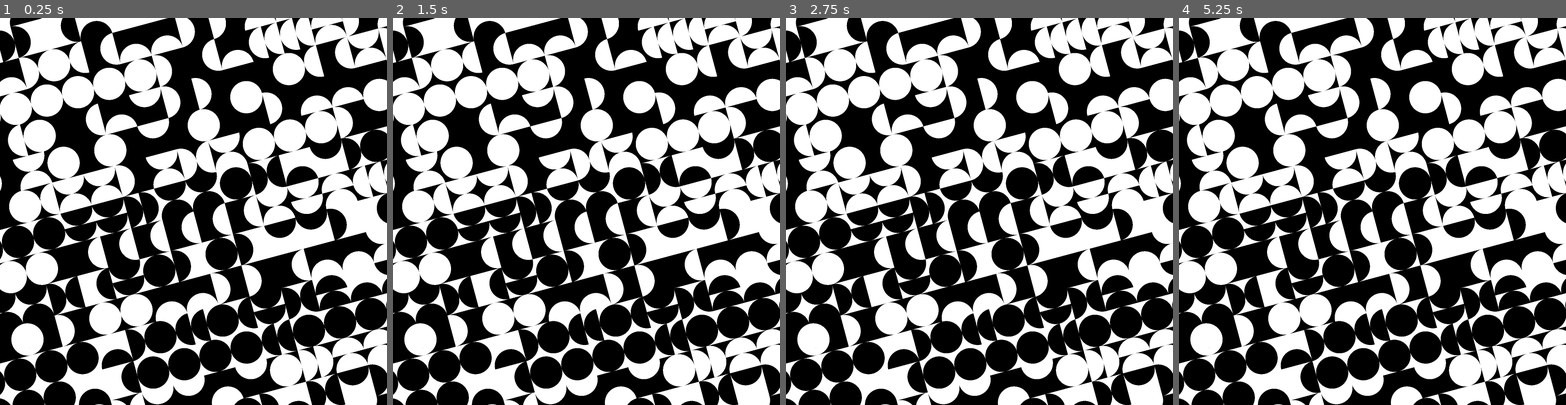
Above: before the commit, frames 1-4 (left to right).
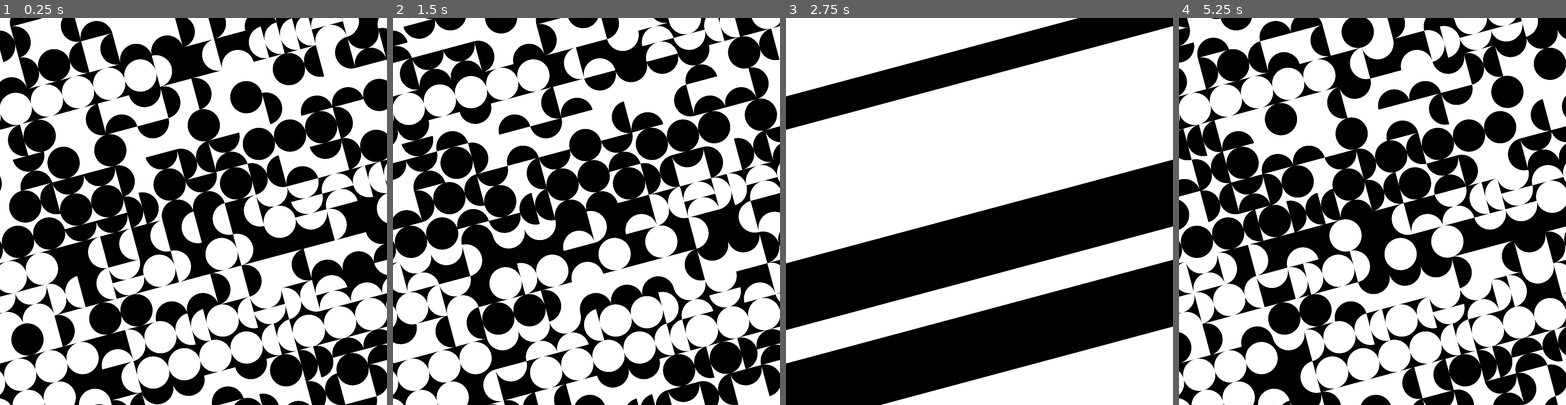
Above: after the commit, the same moments.

Repository: rio-raimundo/Sykora-painting-recreation
Game: Godot game, scene res://scenes/main.tscn
Two runs of this game, one before a commit and one after it. Both use one fixed random seed, a clock stepped at 60 frames per second and the inputs below.
Inputs:
- Up to frame 1 (0.25 s): no input
- Up to frame 2 (1.5 s): tap Enter at 0.5 s; tap R at 0.6 s; tap H at 0.8, 1.35 s; tap Space at 1.25 s
- Up to frame 3 (2.75 s): tap R at 1.55, 2.1 s; tap Enter at 2 s; tap H at 2.3 s
- Up to frame 4 (5.25 s): tap Space at 2.75, 4.25 s; tap H at 2.85, 3.8, 4.35 s; tap R at 3.05, 3.6, 4.55, 5.1 s; tap Enter at 3.5 s

The runs differ from the first frame. In frame 1, 69% of the frame differs, in the area x 0-100%, y 0-100%; in frame 2, 58%; in frame 3, 49%; in frame 4, 60%.

Commit message:
Separated the logic for drawing

Diff:
--- a/project.godot
+++ b/project.godot
@@ -31,3 +31,10 @@
 [dotnet]
 
 project/assembly_name="MAKK-recreation"
+
+[rendering]
+
+anti_aliasing/quality/msaa_2d=1
+anti_aliasing/quality/screen_space_aa=1
+anti_aliasing/quality/use_taa=true
+anti_aliasing/quality/use_debanding=true
--- a/scripts/grid.gd
+++ b/scripts/grid.gd
@@ -15,6 +15,9 @@
 const EXTRA_DRAWN = max(1, N_CELLS/6) * 2		# How many 'offscreen' cells to draw because of the tilt angle. Defaults to 1/3, minimum of 2. Must be even.
 const N_DRAWN_CELLS: int = N_CELLS + EXTRA_DRAWN  # Total n drawn cells including offscreen cells
 
+# World states
+var show_circles: bool = true
+
 # Initialise variables
 var win_dim: Vector2		# dimensions of the window
 var grid_length: float		# length (height and width) of the square grid
@@ -29,45 +32,75 @@
 class GridSquare:
 	var centre: Vector2
 	var is_white: bool
-	var pattern_idx: int
-
-	func _init(centre: Vector2, is_white: bool, pattern_idx: int):
+	var initial_pattern_idx: int
+	var current_pattern_idx: int = 0
+
+	func _init(
+		centre: Vector2,
+		is_white: bool = false,
+		initial_pattern_idx: int = 0
+	):
 		self.centre = centre
 		self.is_white = is_white
-		self.pattern_idx = pattern_idx
+		self.initial_pattern_idx = initial_pattern_idx
 
 
 # --- MAIN FUNCTIONS ---
 func _ready():
 	# Seed the random seed generator with a unique value
 	randomize()
-
-	# Randomly generate our grid square colors
+	_update_viewport()
+
+	# Initialise grid_squares object
 	for row in range(N_DRAWN_CELLS):
 		grid_squares.append([])
-
-		# All squares in the same row have the same color
-		var is_white = randf() < P_IS_WHITE
-
-		# Loop through columns, generate random starting pattern idx and create GridSquare class
-		for col in range(N_DRAWN_CELLS):
-			# Get centre of the square, accounting for the half of extra drawn which have negative coordinates
+		for col in range(N_DRAWN_CELLS):
+			# Centre never changes so we can initialise it
 			var centre = Vector2(
 				(col-EXTRA_DRAWN/2)*cell_length + cell_length/2,
 				(row-EXTRA_DRAWN/2)*cell_length + cell_length/2
 			)
-
-			# Append a new GridSquare
-			grid_squares[row].append(GridSquare.new(
-				centre,
+			grid_squares[row].append(GridSquare.new(centre))
+
+	# Generate the grid squares and semicircles and queue the first redraw of the scene
+	_generate_grid_squares()
+	_generate_semicircles()
+	queue_redraw()
+
+func _generate_grid_squares():
+	# Randomly generate our grid square colors
+	for row in range(N_DRAWN_CELLS):
+		# All squares in the same row have the same color
+		var is_white = randf() < P_IS_WHITE
+
+		# Loop through columns, generate random starting pattern idx and create GridSquare class
+		for col in range(N_DRAWN_CELLS):
+			# Populate the grid_square
+			grid_squares[row][col] = GridSquare.new(
+				grid_squares[row][col].centre,  # centre never changes
 				is_white,
 				weighted_random(P_PATTERNS_STARTING)
-			))
-
-	# Queue the first redraw of the scene
-	queue_redraw()
-
-func _draw():
+			)
+
+func _generate_semicircles():
+	# Draw all grid squares and patterns to the screen
+	for row in range(N_DRAWN_CELLS):
+		# Keep a running count of pattern_idxs in that row
+		var counts = [0, 0, 0, 0]
+
+		for col in range(N_DRAWN_CELLS):
+			var g = grid_squares[row][col]
+
+			# --- GENERATE NEW PATTERN IDK ---
+			# The new pattern idx is determined by the three adjacent patterns in the row (x-1, x, x+1)
+			# Increment the counts by the next pattern_idx if not at end of row, and decrement by outdated one if not at start
+			if (col < N_DRAWN_CELLS - 1): counts[grid_squares[row][col+1].initial_pattern_idx] += 1
+			if (col > 1): counts[grid_squares[row][col-2].initial_pattern_idx] -= 1
+
+			# Update the current pattern idx of the grid square
+			g.current_pattern_idx = weighted_random(counts)
+
+func _update_viewport():
 	# Update the viewport if it has changed on every redraw
 	var tmp_dim = get_viewport().get_visible_rect().size
 	if win_dim != tmp_dim:
@@ -78,37 +111,41 @@
 		# Update the buffer and centre
 		centre_point = Vector2(grid_length/2, grid_length/2)
 
+func _draw():
+	_update_viewport()
 
 	# Draw all grid squares and patterns to the screen
 	for row in range(N_DRAWN_CELLS):
-		# Keep a running count of pattern_idxs in that row
-		var counts = [0, 0, 0, 0]
-
 		for col in range(N_DRAWN_CELLS):
 			var g = grid_squares[row][col]
 
-			# Define x and y of top left corner
-			var origin = Vector2((col-EXTRA_DRAWN/2)*cell_length, (row-EXTRA_DRAWN/2)*cell_length)
-
 			# Define grid square attributes and draw it
-			var grid_color = _to_color(g.is_white)
-			draw_polygon(
-				_to_world(gen_square_points(origin, Vector2(cell_length, cell_length))),
-				[grid_color]
+			draw_colored_polygon(
+				_to_world(gen_square_points(g.centre, Vector2(cell_length, cell_length))),
+				_to_color(g.is_white)
 			)
 
-			# --- GENERATE NEW PATTERN IDK ---
-			# The new pattern idx is determined by the three adjacent patterns in the row (x-1, x, x+1)
-			# Increment the counts by the next pattern_idx if not at end of row, and decrement by outdated one if not at start
-			if (col < N_DRAWN_CELLS - 1): counts[grid_squares[row][col+1].pattern_idx] += 1
-			if (col > 1): counts[grid_squares[row][col-2].pattern_idx] -= 1
-
-			# Draw semicircle_pattern with our counts as the new input to weighted random
-			_draw_semicircle_pattern(
-				origin + Vector2(cell_length/2, cell_length/2),
-				weighted_random(counts),
-				_to_color(!g.is_white)
-			)
+			# Draw semicircles using current pattern
+			if show_circles:
+				_draw_semicircle_pattern(
+					g.centre,
+					g.current_pattern_idx,
+					_to_color(!g.is_white)
+				)
+
+# Redraw on R key presses
+func _input(event):
+	print('got here')
+	if event is InputEventKey:
+		# If R, reset the circle generation
+		if event.keycode == KEY_R and event.is_pressed() and not event.is_echo():
+			queue_redraw()
+
+		# If H, toggle hide/show circles
+		if event.keycode == KEY_H and event.is_pressed() and not event.is_echo():
+			show_circles = !show_circles
+			queue_redraw()
+
 
 # --- HELPER FUNCTIONS ---
 # General helpers
@@ -203,20 +240,19 @@
 	return points
 
 func gen_square_points(
-	origin: Vector2,
+	centre: Vector2,
 	dimensions: Vector2,
 	angle: float = 0
 ):
 	var points = [
-		origin,
-		origin + Vector2(dimensions.x, 0),
-		origin + dimensions,
-		origin + Vector2(0, dimensions.y)
+		centre + Vector2(-dimensions.x/2, -dimensions.y/2),
+		centre + Vector2(+dimensions.x/2, -dimensions.y/2),
+		centre + Vector2(+dimensions.x/2, +dimensions.y/2),
+		centre + Vector2(-dimensions.x/2, +dimensions.y/2),
 	]
 
-	# Rotate the points
-	for idx in range(4): points[idx] = rotate_by(points[idx], angle, origin + dimensions/2)
-
+	# Rotate the points and return
+	for idx in range(4): points[idx] = rotate_by(points[idx], angle, centre)
 	return points
 
 
